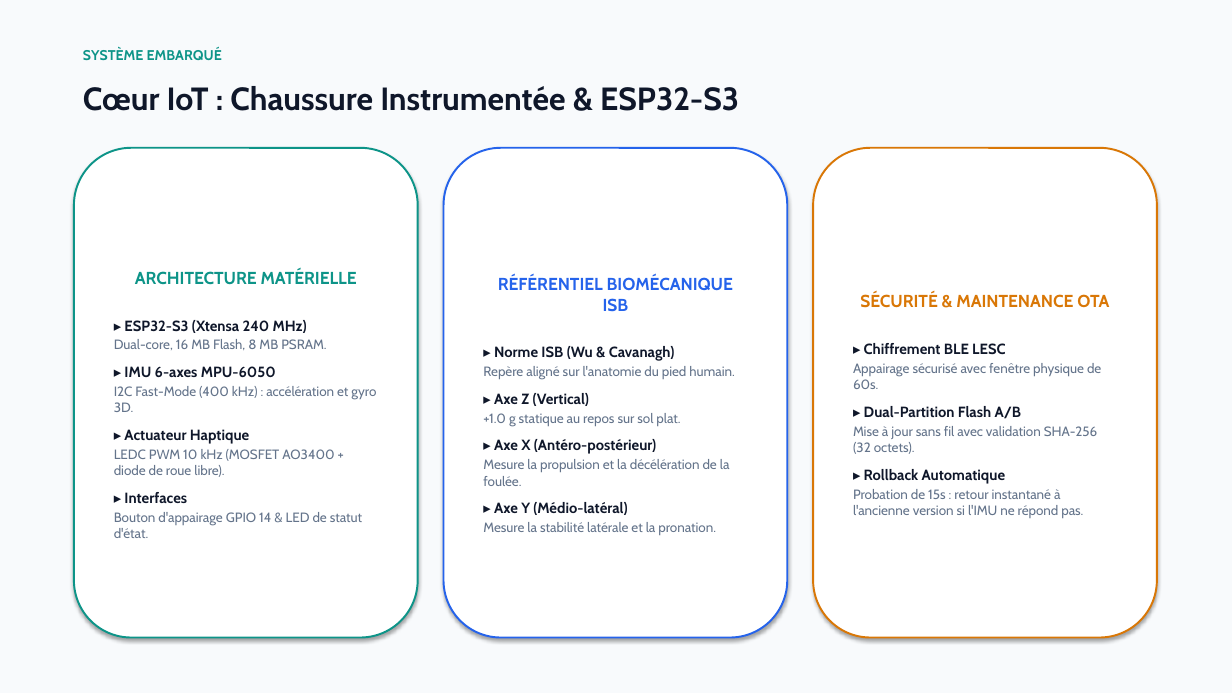
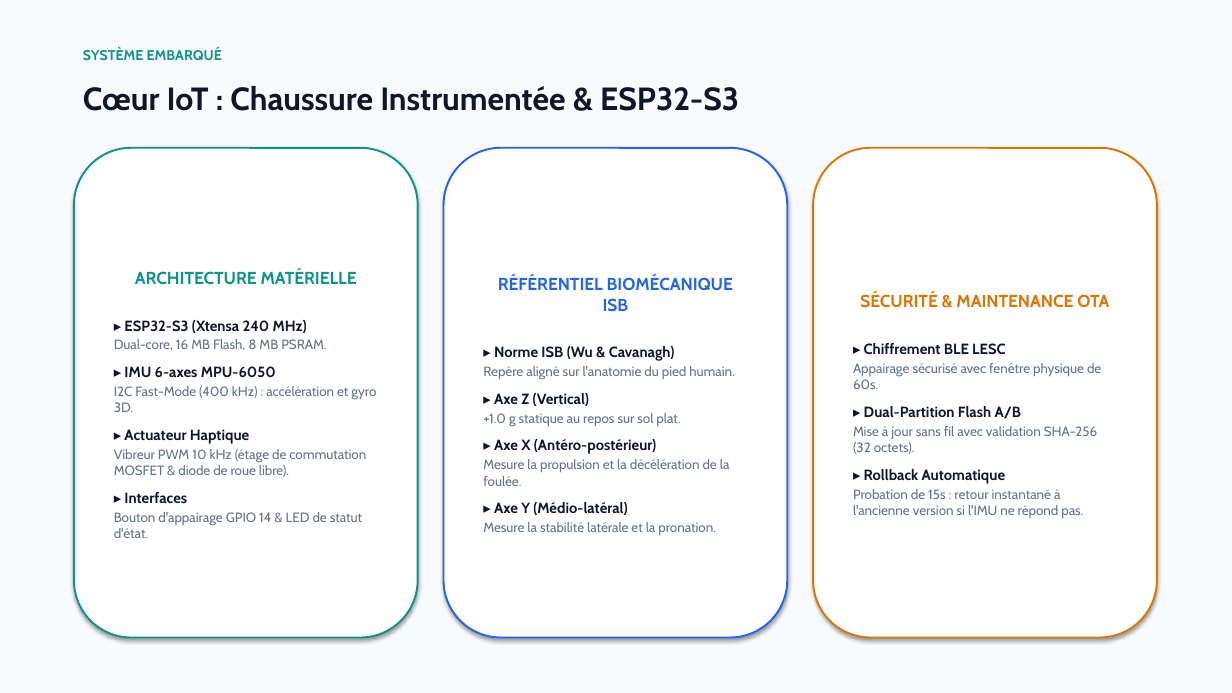
Before and after one commit to daverck/health-kicks-ecosystem, a slide deck: slide 4 of docs/presentation/presentation_healthkicks.pptx (slide 3 before the commit). Drawn at 1232x693 pixels with LibreOffice and Linux fonts; fonts in the diff are those of the drawing. Boxes give left, top, right and bottom in pixels: in the first picture for what was removed or moved away, otherwise in the second. Text is boxed around its words. In the diff, an @@ line names an element or a change of style, - is before the commit and + after.

```diff
--- a/docs/presentation/presentation_healthkicks.pptx
+++ b/docs/presentation/presentation_healthkicks.pptx
@@ text in rounded rectangle at (114,449,366,477): text changed @@
-LEDC PWM 10 kHz (MOSFET AO3400 + diode de roue libre).
+Vibreur PWM 10 kHz (étage de commutation MOSFET & diode de roue libre).
```
Also in this commit, not shown: 2 other slides changed, 2 slides added, 5 other files.
